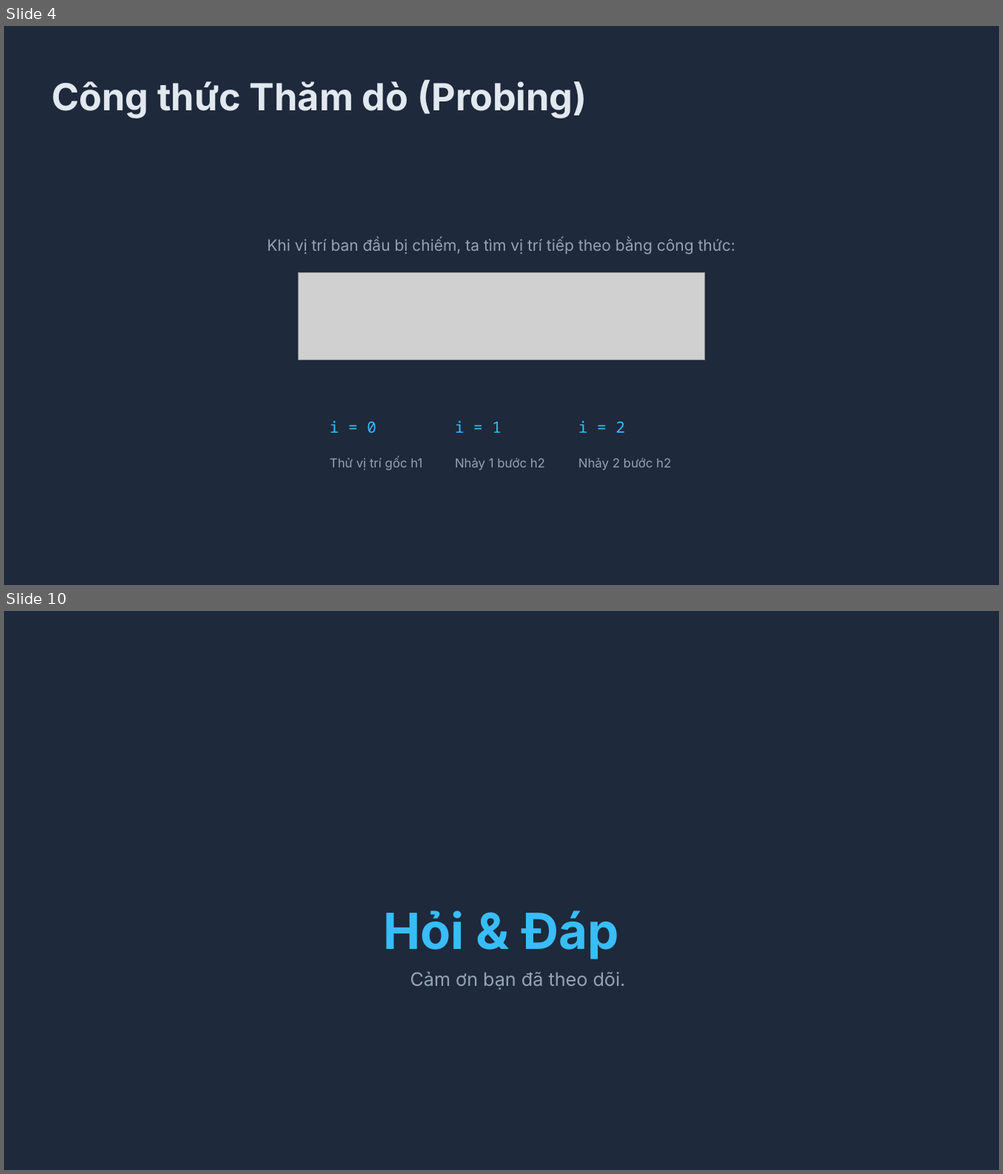
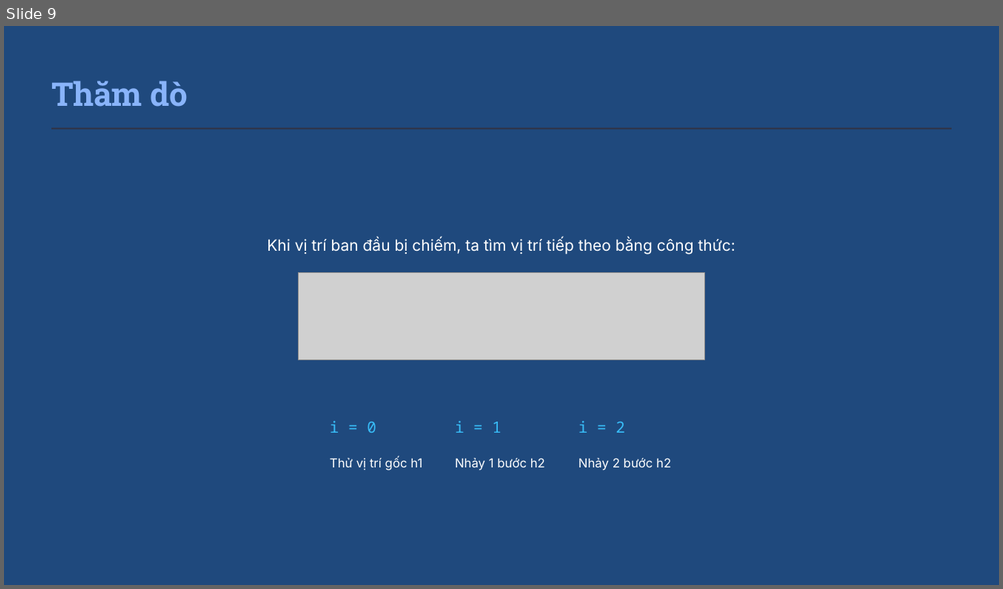
Before and after one commit to benx3/double-hash-demo, a slide deck: docs/Double Hashing Presentation.pptx. Shown one above the other, each under a label of ours: slides 4 and 10 before the commit, slide 9 after it; the slides between them are not shown. The pictures are 1003x1174 and 1003x589 pixels, drawn with LibreOffice and Linux fonts; fonts in the diff are those of the drawing; grey boxes stand for pictures. Boxes give left, top, right and bottom in pixels: in the first picture for what was removed or moved away, otherwise in the second. Text is boxed around its words. In the diff, an @@ line names an element or a change of style, - is before the commit and + after.

```diff
--- a/docs/Double Hashing Presentation.pptx
+++ b/docs/Double Hashing Presentation.pptx
@@ slide 10 removed at bbox=[4, 611, 999, 1170], background #1E293B @@
@@ text removed at bbox=[383, 911, 619, 960] @@
-Hỏi & Đáp
@@ text removed at bbox=[410, 972, 626, 990] @@
-Cảm ơn bạn đã theo dõi.
@@ what was slide 4 is now slide 9 @@
@@ slide 9 changed as well @@
@@ background #1E293B to #1F497D @@
@@ text at bbox=[51, 81, 188, 107]: text changed; size 36 to 31.5 pt; font Inter to Roboto Slab; text colour #E2E8F0 to #89B4FA @@
-Công thức Thăm dò (Probing)
+Thăm dò
@@ rectangle added at bbox=[52, 127, 951, 129], fill #313244 @@
@@ text colour #94A3B8 to #FFFFFF in 4 elements at bbox=[267, 238, 735, 255], bbox=[578, 458, 671, 471], bbox=[330, 457, 422, 471], bbox=[455, 458, 545, 471] @@
```
Also in this commit, not shown: 7 other slides changed, 7 slides added, 1 other slide removed, 3 other files.
